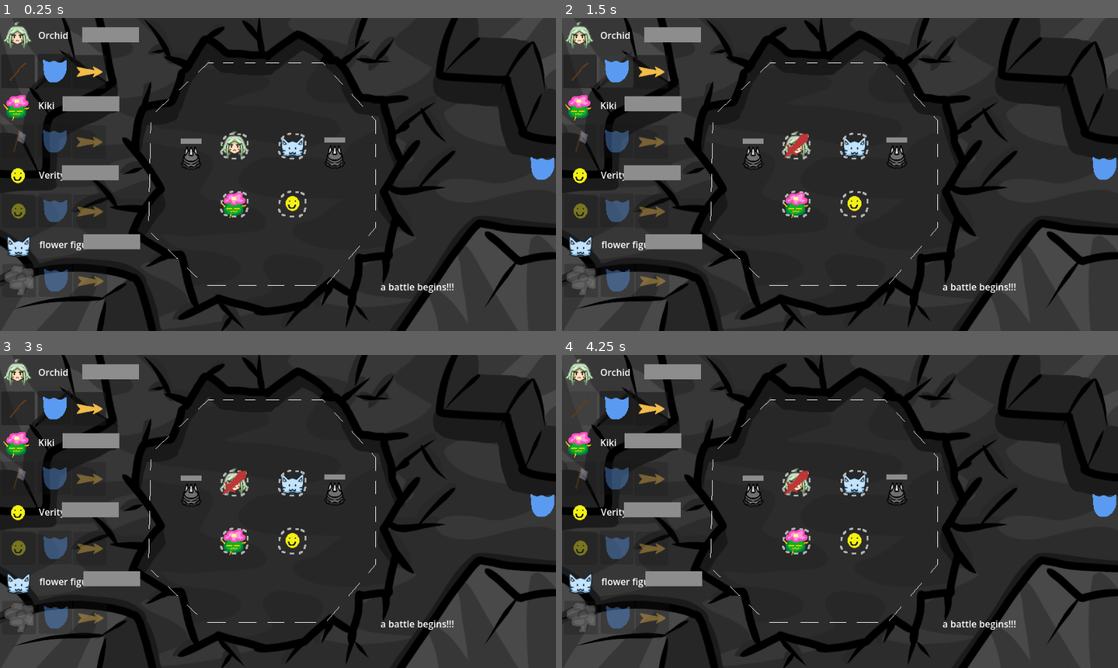
Above: before the commit, frames 1-4 (two rows, left to right).
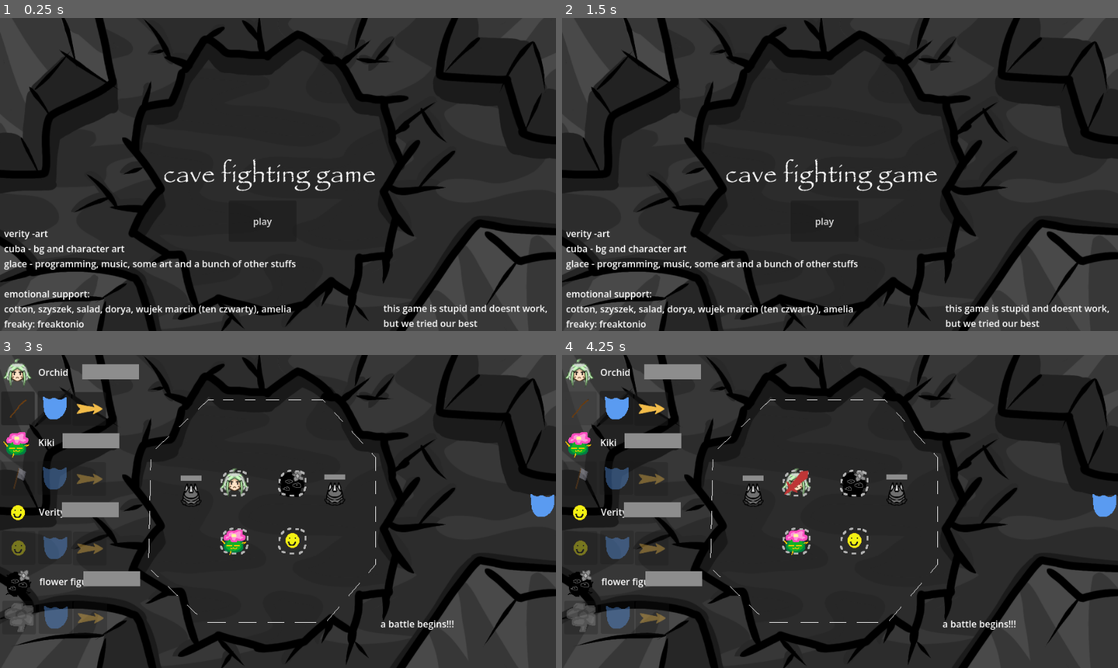
Above: after the commit, the same moments.

Repository: glaceonicc/land-of-the-bleeding-sun
Game: Godot game, scene res://mainmenu.tscn
The game is run twice, just before and just after one commit, with the same random seed, the same clock (stepped at 60 frames per second) and the same inputs. Before the commit the project starts from res://battle.tscn.
Inputs (mouse positions are in pixels of both pictures, inside the frame that each line leads up to):
- Up to frame 1 (0.25 s): no input
- Up to frame 2 (1.5 s): click (578, 71) at 0.52 s; click (617, 71) at 1.27 s
- Up to frame 3 (3 s): click (88, 408) at 2.02 s; click (261, 558) at 2.75 s, where only the run after the commit has a clickable "play"
- Up to frame 4 (4.25 s): click (578, 408) at 3.5 s

The runs differ from the first frame. In frame 1, 11% of the frame differs, in the area x 0-100%, y 1-100%; in frame 2, 11%; in frame 3, 0.7%; in frame 4, 0.6%.

Commit message:
final commit
goodbye stupid game. i hope i never see you again

Diff:
--- a/allies.gd
+++ b/allies.gd
@@ -2,20 +2,20 @@
 
 var Orchid = {
 	"info": {"name" = "Orchid", "sprite" = "res://allies/orchid.png"},
-	"basestats": {"hp" = 10.0, "dmg" = 2.0, "rng" = 1.0}
+	"basestats": {"hp" = 14.0, "dmg" = 2.0, "rng" = 1.0}
 }
 
 var Kiki = {
 	"info": {"name" = "Kiki", "sprite" = "res://allies/kiki.png"},
-	"basestats": {"hp" = 9.0, "dmg" = 1.3, "rng" = 1.2}
+	"basestats": {"hp" = 12.0, "dmg" = 1.3, "rng" = 1.2}
 }
 
 var Verity = {
 	"info": {"name" = "Verity", "sprite" = "res://items/VERITYBall_weppon.png"},
-	"basestats": {"hp" = 12.0, "dmg" = 1.5, "rng" = 0.8}
+	"basestats": {"hp" = 16.0, "dmg" = 1.5, "rng" = 0.8}
 }
 
 var flower_figure = {
-	"info": {"name" = "flower figure", "sprite" = "res://allies/glaceusz.png"},
-	"basestats": {"hp" = 15.0, "dmg" = 2.0, "rng" = 0.4}
+	"info": {"name" = "flower figure", "sprite" = "res://allies/flowerfig.png"},
+	"basestats": {"hp" = 7.0, "dmg" = 2.0, "rng" = 0.4}
 }
--- a/ally.gd
+++ b/ally.gd
@@ -34,7 +34,7 @@
 		gl.hp1 = gl.ally1.get("basestats").get("hp")
 		gl.maxhp1 = gl.ally1.get("basestats").get("hp")
 		naming = gl.ally1.get("info").get("name")
-		damage = gl.ally1.get("basestats").get("dmg")
+		damage = gl.w1.get("stats").get("dmg")
 	if id == 2:
 		$sprite.texture = load(gl.ally2.get("info").get("sprite"))
 		range = gl.ally2.get("basestats").get("rng") * 120
@@ -42,7 +42,7 @@
 		gl.hp2 = gl.ally2.get("basestats").get("hp")
 		gl.maxhp2 = gl.ally2.get("basestats").get("hp")
 		naming = gl.ally2.get("info").get("name")
-		damage = gl.ally2.get("basestats").get("dmg")
+		damage = gl.w2.get("stats").get("dmg")
 	if id == 3:
 		$sprite.texture = load(gl.ally3.get("info").get("sprite"))
 		range = gl.ally3.get("basestats").get("rng") * 120
@@ -50,7 +50,7 @@
 		gl.hp3 = gl.ally3.get("basestats").get("hp")
 		gl.maxhp3 = gl.ally3.get("basestats").get("hp")
 		naming = gl.ally3.get("info").get("name")
-		damage = gl.ally3.get("basestats").get("dmg")
+		damage = gl.w3.get("stats").get("dmg")
 	if id == 4:
 		$sprite.texture = load(gl.ally4.get("info").get("sprite"))
 		range = gl.ally4.get("basestats").get("rng") * 120
@@ -58,7 +58,7 @@
 		gl.hp4 = gl.ally4.get("basestats").get("hp")
 		gl.maxhp4 = gl.ally4.get("basestats").get("hp")
 		naming = gl.ally4.get("info").get("name")
-		damage = gl.ally4.get("basestats").get("dmg")
+		damage  =gl.w4.get("stats").get("dmg")
 
 func _physics_process(delta: float) -> void:
 	if aiming == true and action == "bounce":
@@ -67,6 +67,9 @@
 	elif aiming == true and action == "bounceattack":
 		bounceattackaim()
 		$aim/sprite.visible = true
+	elif aiming == true and action == "shootattack":
+		shootattackaim()
+		$aim/sprite.visible = true
 	if position.distance_to(get_global_mouse_position()) > range:
 		inrange = false
 	else:
@@ -116,17 +119,33 @@
 	if id == gl.allyID and presesd == false:
 		presesd = true
 		$attack.visible = true
-		if gl.w1.get("stats").get("type") == "meele":
-			action = "bounceattack"
-			aiming = true
-		if gl.w2.get("stats").get("type") == "meele":
-			action = "bounceattack"
-			aiming = true
-		if gl.w3.get("stats").get("type") == "meele":
-			action = "bounceattack"
-			aiming = true
-		if gl.w4.get("stats").get("type") == "meele":
-			action = "bounceattack"
+		if id == 1:
+			if gl.w1.get("stats").get("type") == "meele":
+				action = "bounceattack"
+				aiming = true
+			if gl.w1.get("stats").get("type") == "range":
+				action = "shootattack"
+				aiming = true
+		if id == 2:
+			if gl.w2.get("stats").get("type") == "meele":
+				action = "bounceattack"
+				aiming = true
+			if gl.w2.get("stats").get("type") == "range":
+				action = "shootattack"
+				aiming = true
+		if id == 3:
+			if gl.w3.get("stats").get("type") == "meele":
+				action = "bounceattack"
+				aiming = true
+			if gl.w3.get("stats").get("type") == "range":
+				action = "shootattack"
+				aiming = true
+		if id == 4:
+			if gl.w4.get("stats").get("type") == "meele":
+				action = "bounceattack"
+				aiming = true
+			if gl.w4.get("stats").get("type") == "range":
+				action = "shootattack"
 			aiming = true
 
 
@@ -177,7 +196,9 @@
 			gl.emit_signal("hit", damage)
 		if action == "shootattack":
 			gl.emit_signal("addlog", naming + " shoots!")
-			var tween = get_tree().create_tween()
+			var ball = ballscene.instantiate()
+			ball.look_at($aim.global_position)
+			add_child(ball)
 
 			gl.emit_signal("hit", damage)
 		if gl.current < gl.allycount:
@@ -195,6 +216,13 @@
 			aiming = false
 			gl.allyID += 1
 
+func shootattackaim():
+	$aim/sprite.visible = true
+	if gl.inarena == true and inwrange == true:
+		$aim.global_position = get_global_mouse_position()
+		if Input.is_action_just_pressed("click"):
+			aiming = false
+			gl.allyID += 1
 
 
 
--- a/ally.tscn
+++ b/ally.tscn
@@ -5,6 +5,7 @@
 [ext_resource type="Texture2D" uid="uid://wkb14w7v1thy" path="res://area.png" id="3_bgssa"]
 [ext_resource type="Texture2D" uid="uid://l5udwtm62yij" path="res://defend.png" id="4_0hsie"]
 [ext_resource type="Texture2D" uid="uid://dex4ncumol6m7" path="res://range.png" id="5_hymoo"]
+[ext_resource type="AudioStream" uid="uid://dfaqayiongjlk" path="res://freesound_community-portal-phase-jump-6355.mp3" id="6_0hsie"]
 
 [sub_resource type="CircleShape2D" id="CircleShape2D_g4v7s"]
 radius = 23.0
@@ -102,5 +103,8 @@
 visible = false
 texture = ExtResource("5_hymoo")
 
+[node name="attack2" type="AudioStreamPlayer" parent="." unique_id=1847395022]
+stream = ExtResource("6_0hsie")
+
 [connection signal="area_entered" from="detect" to="." method="_on_detect_area_entered"]
 [connection signal="area_exited" from="detect" to="." method="_on_detect_area_exited"]
--- a/battle2.tscn
+++ b/battle2.tscn
@@ -1,7 +1,7 @@
 [gd_scene format=3 uid="uid://c58en7eowr5rg"]
 
 [ext_resource type="Script" uid="uid://jxuix5wsf2yq" path="res://battle.gd" id="1_1essy"]
-[ext_resource type="Texture2D" uid="uid://cep3vevpsn87n" path="res://bg/cave.png" id="2_ixkfn"]
+[ext_resource type="Texture2D" uid="uid://comq1lwlh8kh6" path="res://bg/city.png" id="2_arx7s"]
 [ext_resource type="Script" uid="uid://qjb0ef4h03lr" path="res://area_mouse.gd" id="3_arx7s"]
 [ext_resource type="Texture2D" uid="uid://l5udwtm62yij" path="res://defend.png" id="4_onlny"]
 [ext_resource type="PackedScene" uid="uid://bh4mtn3lielhy" path="res://action_button.tscn" id="5_aqc3h"]
@@ -48,7 +48,7 @@
 
 [node name="Cave" type="Sprite2D" parent="." unique_id=261385597]
 position = Vector2(480, 270)
-texture = ExtResource("2_ixkfn")
+texture = ExtResource("2_arx7s")
 
 [node name="mouse" type="Area2D" parent="." unique_id=909140761]
 position = Vector2(455, 270)
--- a/battle3.tscn
+++ b/battle3.tscn
@@ -111,10 +111,6 @@
 shape = SubResource("RectangleShape2D_mhv3b")
 debug_color = Color(0, 0.6, 0.69803923, 1)
 
-[node name="Defend" type="Sprite2D" parent="." unique_id=1720819443]
-position = Vector2(936, 259)
-texture = ExtResource("4_g8bd8")
-
 [node name="ally1m" type="Node2D" parent="." unique_id=276674567]
 
 [node name="name1" type="Label" parent="ally1m" unique_id=909799211]
--- a/battle4.tscn
+++ b/battle4.tscn
@@ -111,10 +111,6 @@
 shape = SubResource("RectangleShape2D_mhv3b")
 debug_color = Color(0, 0.6, 0.69803923, 1)
 
-[node name="Defend" type="Sprite2D" parent="." unique_id=1720819443]
-position = Vector2(936, 259)
-texture = ExtResource("4_56f4f")
-
 [node name="ally1m" type="Node2D" parent="." unique_id=276674567]
 
 [node name="name1" type="Label" parent="ally1m" unique_id=909799211]
--- a/bouncy.gd
+++ b/bouncy.gd
@@ -3,7 +3,7 @@
 
 # Called when the node enters the scene tree for the first time.
 func _ready() -> void:
-	pass
+	linear_velocity = Vector2(400, 400)
 
 
 # Called every frame. 'delta' is the elapsed time since the previous frame.
--- a/bouncy.tscn
+++ b/bouncy.tscn
@@ -10,6 +10,8 @@
 radius = 15.132746
 
 [node name="RigidBody2D" type="RigidBody2D" unique_id=1945999375]
+collision_layer = 2
+collision_mask = 2
 gravity_scale = 0.0
 script = ExtResource("1_3hqqi")
 
--- a/items.gd
+++ b/items.gd
@@ -1,12 +1,12 @@
 extends Node
 
 var butcher = {
-	"stats": {"type" = "meele", "dmg" = 2.0, "rng" = 0.8, "sprite" = "res://items/tasak_weppon.png"},
+	"stats": {"type" = "meele", "dmg" = 3.0, "rng" = 0.8, "sprite" = "res://items/tasak_weppon.png"},
 
 }
 
 var matchet = {
-	"stats": {"type" = "meele", "dmg" = 1.5, "rng" = 1.0, "sprite" = "res://items/stick_weppon.png"},
+	"stats": {"type" = "meele", "dmg" = 2.0, "rng" = 1.0, "sprite" = "res://items/stick_weppon.png"},
 
 }
 
@@ -16,6 +16,6 @@
 }
 
 var flower = {
-	"stats": {"type" = "heal", "dmg" = 3.0, "rng" = 0.6, "sprite" = "res://items/flower.png"},
+	"stats": {"type" = "meele", "dmg" = 5.0, "rng" = 0.6, "sprite" = "res://items/flower.png"},
 
 }
--- /dev/null
+++ b/mainmenu.gd
@@ -0,0 +1,15 @@
+extends Node2D
+
+
+# Called when the node enters the scene tree for the first time.
+func _ready() -> void:
+	pass # Replace with function body.
+
+
+# Called every frame. 'delta' is the elapsed time since the previous frame.
+func _process(delta: float) -> void:
+	pass
+
+
+func _on_button_pressed() -> void:
+	get_tree().change_scene_to_file("res://battle.tscn")
--- /dev/null
+++ b/mainmenu.tscn
@@ -0,0 +1,41 @@
+[gd_scene format=3 uid="uid://bqvoypiuea0ue"]
+
+[ext_resource type="Texture2D" uid="uid://m3wtcemrcssa" path="res://bg/logo.png" id="1_cmhrf"]
+[ext_resource type="Script" uid="uid://dqio88rbncsi" path="res://mainmenu.gd" id="1_d2nv2"]
+
+[node name="Node2D" type="Node2D" unique_id=895406791]
+script = ExtResource("1_d2nv2")
+
+[node name="Logo" type="Sprite2D" parent="." unique_id=1463397651]
+position = Vector2(480, 270)
+texture = ExtResource("1_cmhrf")
+
+[node name="Button" type="Button" parent="." unique_id=727098931]
+offset_left = 395.0
+offset_top = 315.0
+offset_right = 512.0
+offset_bottom = 386.0
+text = "play"
+
+[node name="Label" type="Label" parent="." unique_id=608365860]
+offset_left = 7.0
+offset_top = 360.0
+offset_right = 512.0
+offset_bottom = 539.0
+text = "verity -art
+cuba - bg and character art
+glace - programming, music, some art and a bunch of other stuffs
+
+emotional support:
+cotton, szyszek, salad, dorya, wujek marcin (ten czwarty), amelia
+freaky: freaktonio"
+
+[node name="Label2" type="Label" parent="." unique_id=1957101824]
+offset_left = 662.0
+offset_top = 489.0
+offset_right = 1167.0
+offset_bottom = 642.0
+text = "this game is stupid and doesnt work,
+but we tried our best"
+
+[connection signal="pressed" from="Button" to="." method="_on_button_pressed"]
--- a/project.godot
+++ b/project.godot
@@ -11,7 +11,7 @@
 [application]
 
 config/name="land-of-the-bleeding-sun"
-run/main_scene="uid://54axlo7lcj0h"
+run/main_scene="uid://bqvoypiuea0ue"
 config/features=PackedStringArray("4.7", "GL Compatibility")
 config/icon="res://icon.svg"
 
Binary file added: allies/flowerfig.png
Not shown, added: allies/flowerfig.png.import
Binary file added: bg/city.png
Not shown, added: bg/city.png.import
Binary file added: bg/logo.png
Not shown, added: bg/logo.png.import
Not shown, added: export_presets.cfg
Not shown, added: freesound_community-human-impact-on-ground-6982.mp3.import
Not shown, added: freesound_community-portal-phase-jump-6355.mp3.import
Not shown, added: mainmenu.gd.uid
Not shown, added: freesound_community-human-impact-on-ground-6982.mp3
Not shown, added: freesound_community-portal-phase-jump-6355.mp3
